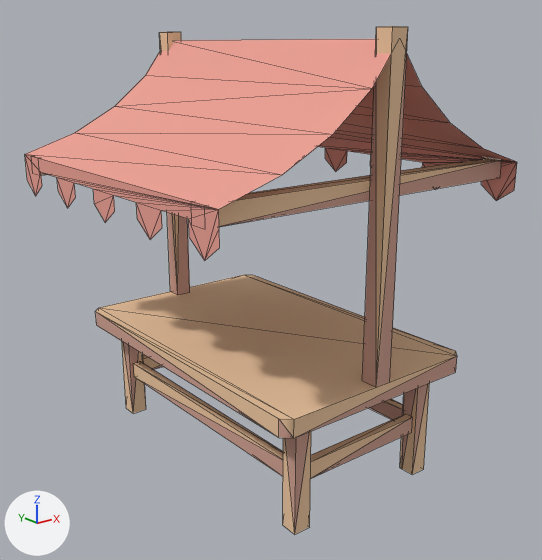
Before and after pictures for a commit that changed the glTF model example_game/world/props/stall-red.prop/model.glb.
The view is the same before and after, from a camera (50 mm lens) standing at (-3.32, -4.25, 2.98) and looking at (0.01, -0.09, 1.31). The lights are fixed; the arrows at lower left show +X, +Y and +Z. The older version comes first. Mesh edges are drawn as thin lines. Vertices at exactly the same position are counted once.

Objects in the first picture: 'model'.
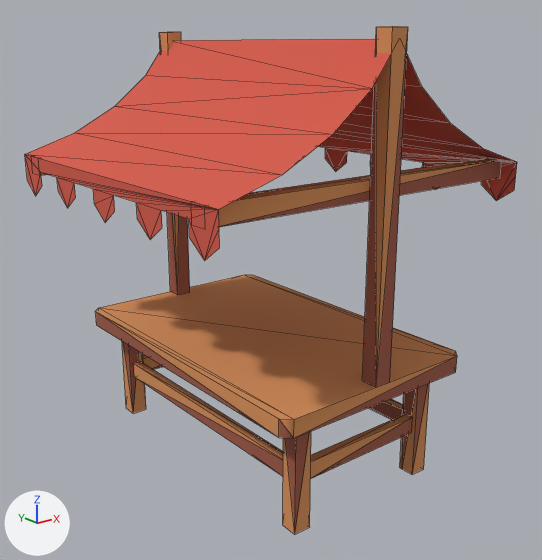
Boxes (x1, y1, x2, y2) around the edits, measured in the pictures (542 x 560 px):
part 1 of me_model, recoloured (beige to orange)
    both: (41, 26, 499, 534)
part 2 of me_model, recoloured (pink to red)
    both: (25, 39, 517, 261)
part 3 of me_model, recoloured
    both: (45, 34, 502, 531)

The change, as a list of edits to the scene's bpy script:
```text
Change me_model:
    where me_model.from_pydata(...)  # 182 vertices, 204 faces; spans x -1.25..1.25, y -1.25..1.25, z -0.02..3.07
    used by ob_model
    me_model part 1: 76 faces centred in x -0.81..0.81, y -1.25..1.25, z -0.02..3.07 are repainted in the vertex colours; the middle colour goes from beige #edc7a0 to orange #d9915a
    me_model part 2: 64 faces centred in x -1.25..1.25, y -1.2..1.2, z 2.01..2.92 are repainted in the vertex colours; the middle colour goes from pink #eba093 to red #d45a49
    me_model part 3: 64 faces centred in x -0.81..0.81, y -1.25..1.25, z 0.31..2.12 are repainted in the vertex colours; the middle colour goes from beige #d0a090 to brown #a05a47
```
